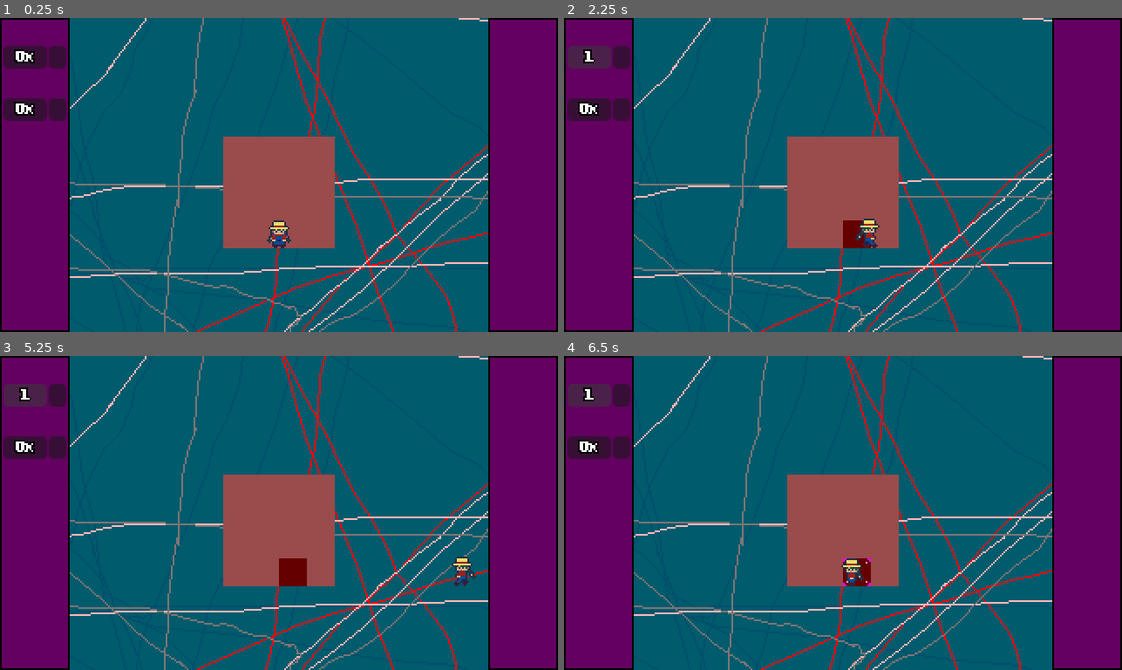
Above: before the commit, frames 1-4 (two rows, left to right).
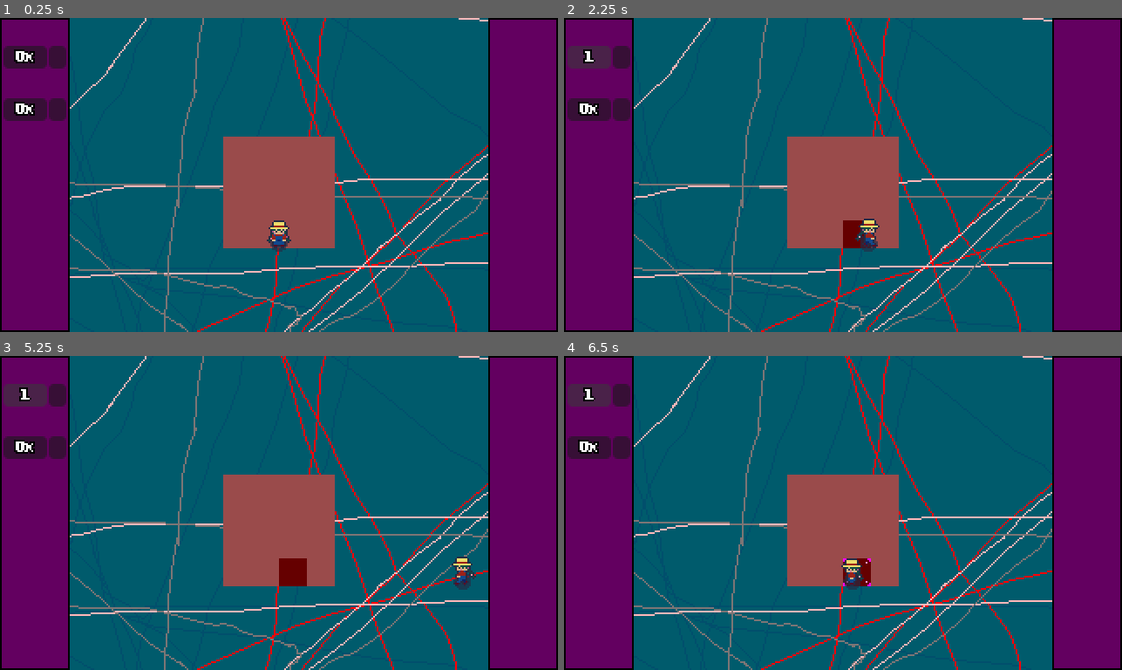
Above: after the commit, the same moments.

Repository: ghoulBlade3/harvest_bounty
Game: Godot game, scene res://main.tscn
Two runs of this game, one before a commit and one after it. Both use one fixed random seed, a clock stepped at 60 frames per second and the inputs below.
Inputs (mouse positions are in pixels of both pictures, inside the frame that each line leads up to):
- Up to frame 1 (0.25 s): no input
- Up to frame 2 (2.25 s): click (619, 55) at 0.52 s; click (591, 55) at 1.27 s; tap Enter at 2 s; hold D (move_right) from 2.03 s (still down); tap E (interact) at 2.1 s
- Up to frame 3 (5.25 s): release D (move_right) at 2.78 s; hold S (move_down) 2.78-3.53 s; tap E (interact) every 0.75 s from 2.85 to 5.1 s; hold D (move_right) 3.53-4.28 s; hold W (move_up) 4.28-5.03 s; hold A (move_left) from 5.03 s (still down)
- Up to frame 4 (6.5 s): keep holding A (move_left); tap E (interact) at 5.85 s

The runs differ from the first frame. In frame 1, less than 0.1% of the frame differs, in the area x 48-52%, y 71-75%; in frame 2, less than 0.1%; in frame 3, less than 0.1%; in frame 4, less than 0.1%, in the area x 50-54%, y 70-75%.

Commit message:
merged shadow and added ui and torrac

Diff:
--- a/main.tscn
+++ b/main.tscn
@@ -4,8 +4,9 @@
 [ext_resource type="Texture2D" uid="uid://dtxs1sjx8bxak" path="res://textures/blocks/env.png" id="1_h2yge"]
 [ext_resource type="Texture2D" uid="uid://nu1hrn2yt5fi" path="res://textures/player/player.png" id="1_ig7tw"]
 [ext_resource type="PackedScene" uid="uid://cvyevc8lqutjs" path="res://farmland.tscn" id="4_1bvp3"]
+[ext_resource type="PackedScene" uid="uid://b4orwemvnl22n" path="res://shadow.tscn" id="5_kek77"]
 [ext_resource type="Texture2D" uid="uid://djgacvs1c4vbi" path="res://textures/ui/side_panel.png" id="5_lquwl"]
-[ext_resource type="PackedScene" uid="uid://brw1cni5jksvl" path="res://buttons.tscn" id="6_7mycd"]
+[ext_resource type="PackedScene" path="res://buttons.tscn" id="6_7mycd"]
 
 [sub_resource type="TileSetScenesCollectionSource" id="TileSetScenesCollectionSource_1bvp3"]
 scenes/1/scene = ExtResource("4_1bvp3")
@@ -171,6 +172,8 @@
 
 [node name="player_center" type="Node2D" parent="player" unique_id=337213893]
 position = Vector2(0, 4)
+
+[node name="shadow" parent="player" unique_id=598471710 instance=ExtResource("5_kek77")]
 
 [node name="player_sprite" type="AnimatedSprite2D" parent="player" unique_id=1784591774]
 sprite_frames = SubResource("SpriteFrames_lquwl")
@@ -204,6 +207,8 @@
 
 [node name="buttons" parent="camera/button_holder" unique_id=59998802 instance=ExtResource("6_7mycd")]
 layout_mode = 0
+offset_top = 0.0
+offset_bottom = 35.0
 kPlantName = "carrot"
 
 [node name="buttons2" parent="camera/button_holder" unique_id=406387381 instance=ExtResource("6_7mycd")]
--- /dev/null
+++ b/shadow.gd
@@ -0,0 +1,15 @@
+extends Node2D
+var entity_pos: Vector2 = Vector2.ZERO
+const offset: Vector2 = Vector2(0,9)
+@export var shadow_size = 5
+
+func _onready() -> void:
+	entity_pos = get_parent().global_position
+
+func _draw() -> void:
+	draw_circle(entity_pos + offset, shadow_size, Color("252c45a6"))
+	pass
+
+# Called every frame. 'delta' is the elapsed time since the previous frame.
+func _process(delta: float) -> void:
+	queue_redraw()
--- /dev/null
+++ b/shadow.tscn
@@ -0,0 +1,6 @@
+[gd_scene format=3 uid="uid://b4orwemvnl22n"]
+
+[ext_resource type="Script" path="res://shadow.gd" id="1_6pqxc"]
+
+[node name="shadow" type="Node2D" unique_id=598471710]
+script = ExtResource("1_6pqxc")
Not shown, added: shadow.gd.uid
